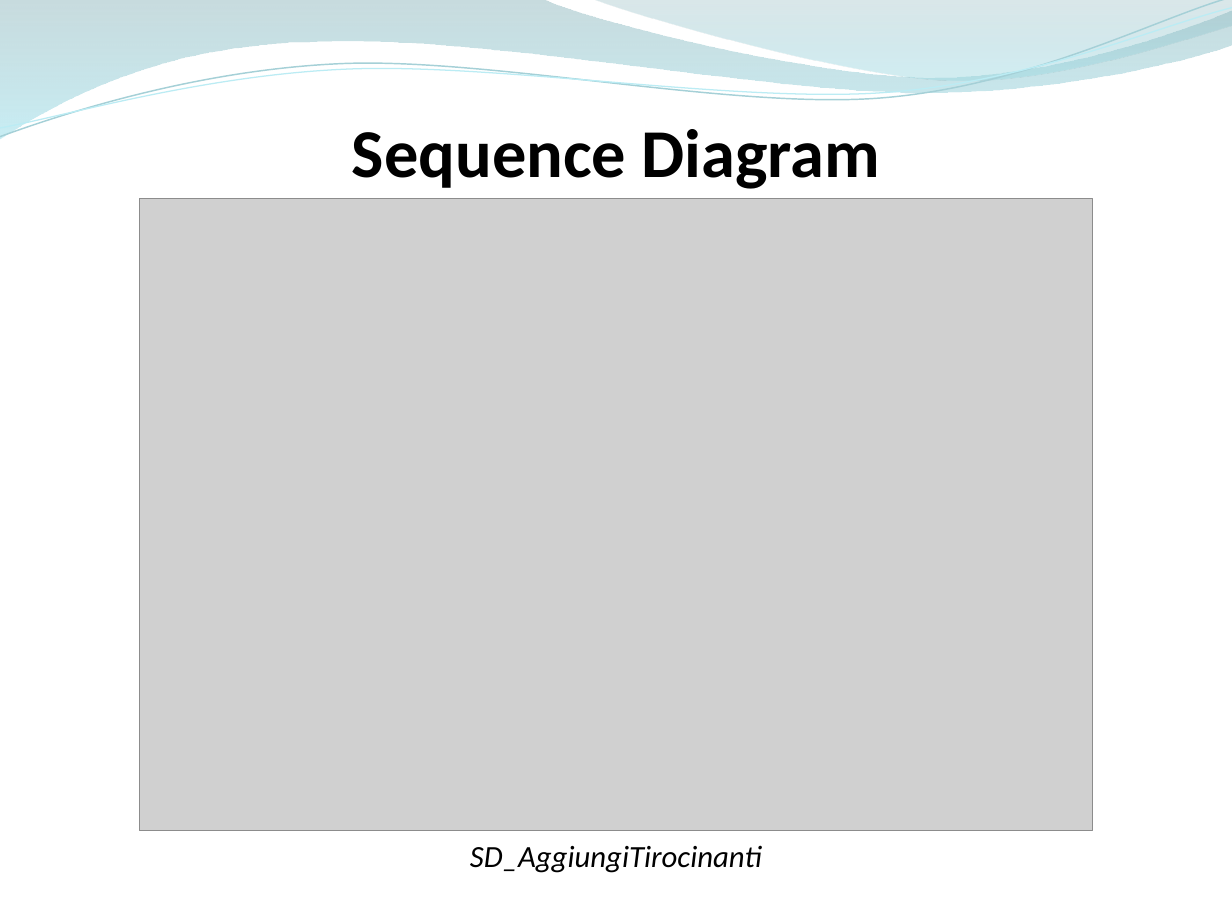
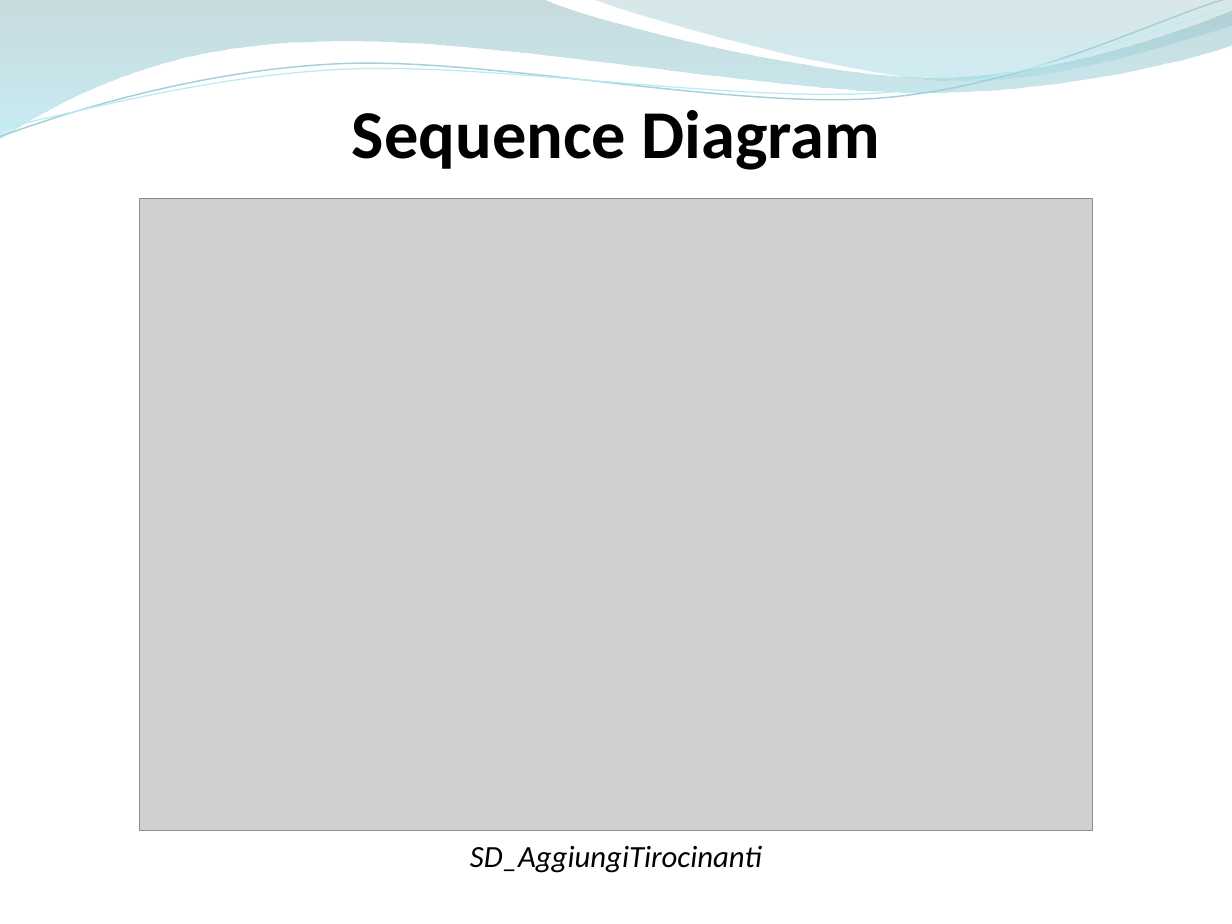
Before and after one commit to ammirate/at-silo, a slide deck: slide 30 of Presentazione/Atsilo2/Atsilo_M_PresentazioneFinale.pptx. Drawn at 1232x924 pixels with LibreOffice and Linux fonts; fonts in the diff are those of the drawing; grey boxes stand for pictures. Boxes give left, top, right and bottom in pixels: in the first picture for what was removed or moved away, otherwise in the second. Text is boxed around its words. In the diff, an @@ line names an element or a change of style, - is before the commit and + after.

```diff
--- a/Presentazione/Atsilo2/Atsilo_M_PresentazioneFinale.pptx
+++ b/Presentazione/Atsilo2/Atsilo_M_PresentazioneFinale.pptx
@@ text "Sequence Diagram": place and size @@
-text "Sequence Diagram" at bbox=[352, 129, 880, 189]
+text "Sequence Diagram" at bbox=[352, 110, 880, 170]
```
Also in this commit, not shown: 6 other slides changed, 9 slides added, 1 slide removed.
